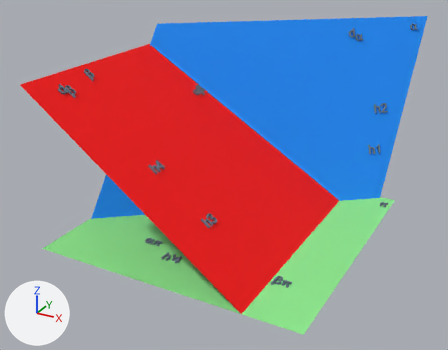
A saved change to the glTF model vr/int_pq_pq.glb.
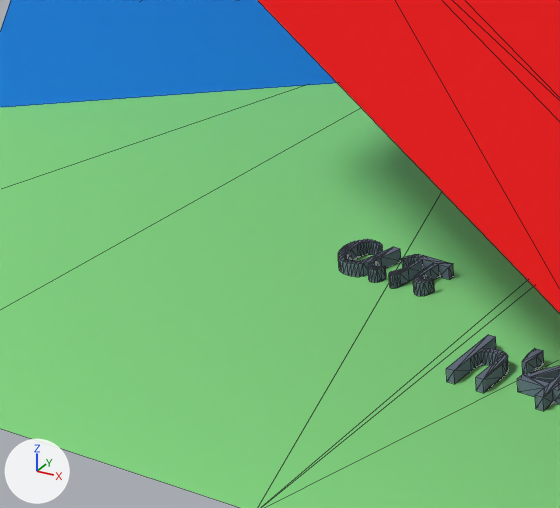
Each version is shown whole from a camera (50 mm lens) standing at (2.53, -4.72, 2.4) and looking at (-0.23, 0.3, -0.11), then close up on the part from 21% to 40% of the width and 58% to 79% of the height. The axes (+X, +Y, +Z) are drawn at lower left. The lights are the same throughout. The close-ups show mesh edges as thin lines. Where no turn or scale is listed for an object, it has been applied to the vertices. Vertices at the same position are counted once.

Names of what the first close-up shows: 'ap', "h'4", 'root'.
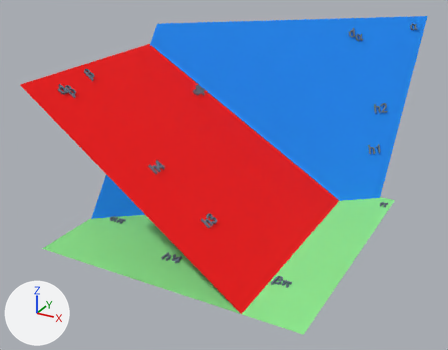
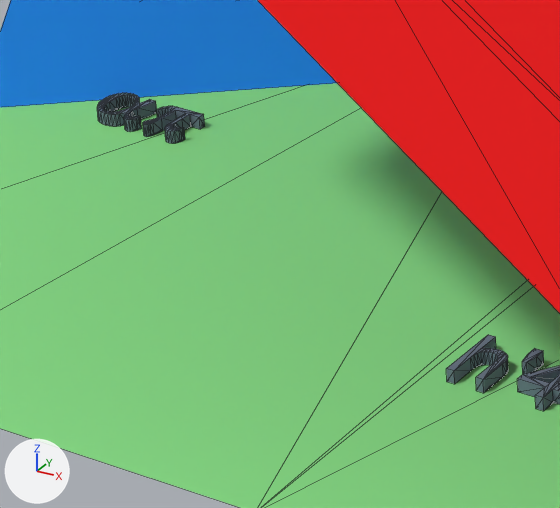
What the commit changed:
me_mesh_2 has 240 vertices, 474 faces and spans x -0.524..-0.365, y -0.693..-0.624, z -0.47..-0.45.
me_mesh_2 is used by ob_ap; location (0.0, 0.0, 0.0).
me_mesh_2 part 1: the whole mesh is moved by (-0.565, 0.189, 0.0).

Where the change shows, as pixel boxes (x1, y1, x2, y2) in the close-ups (560 x 508 px):
'ap', mesh moved
    before: (338, 239, 454, 296)
    after: (97, 93, 205, 143)
